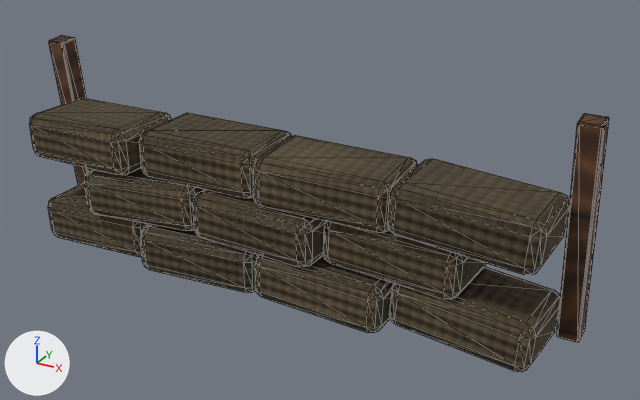
The glTF model assets/models/env/sandbag_wall.glb as it was, and as the next commit left it.
Camera for both pictures: a 50 mm lens placed at (1.8, -2.86, 1.88), pointed at (0.16, 0.11, 0.39). Arrows for +X, +Y and +Z are at lower left; the lights stay in place. The first picture is the older version. Mesh edges are drawn as thin lines. Vertices at exactly the same position are counted once.

In view in the first picture: 'SandbagWall'.
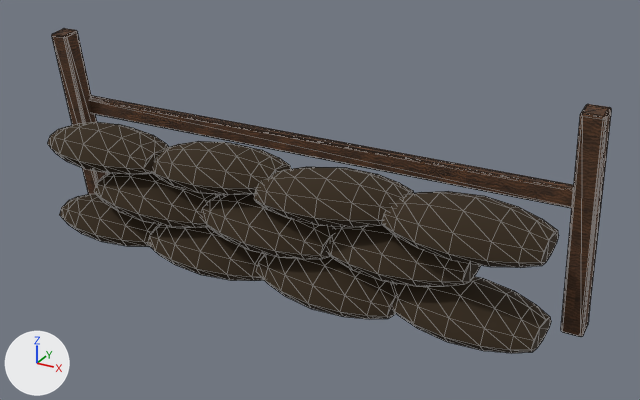
The change, as a diff of the scene's bpy script:
```diff
--- a/assets/models/env/sandbag_wall.glb.py
+++ b/assets/models/env/sandbag_wall.glb.py
@@ mat_sandbagcloth @@
 n1 = _N.new('ShaderNodeOutputMaterial'); n1.name = 'Material Output'
+n8 = _N.new('ShaderNodeMix'); n8.name = 'Mix'
+n8.data_type = 'RGBA'
+n8.blend_type = 'MULTIPLY'
+n8.inputs[0].default_value = 1.0  # 'Factor'
+n8.inputs[7].default_value = (0.538, 0.42, 0.274, 1.0)  # 'B', beige #c2ad8f
 n2 = _N.new('ShaderNodeTexImage'); n2.name = 'Image Texture'
@@ mat_sandbagcloth @@
 n6 = _N.new('ShaderNodeNormalMap'); n6.name = 'Normal Map'
 n6.uv_map = 'UVMap'
-n6.inputs[0].default_value = 0.85  # 'Strength'
+n6.inputs[0].default_value = 0.9  # 'Strength'
 n7 = _N.new('ShaderNodeTexImage'); n7.name = 'Image Texture.002'
@@ mat_sandbagcloth @@
 n0 = _N.new('ShaderNodeBsdfPrincipled'); n0.name = 'Principled BSDF'
 _L.new(n0.outputs[0], n1.inputs[0])  # 'BSDF' to 'Surface'
-_L.new(n2.outputs[0], n0.inputs[0])  # 'Color' to 'Base Color'
 _L.new(n3.outputs[0], n0.inputs[1])  # 'Value' to 'Metallic'
@@ mat_sandbagcloth @@
 _L.new(n7.outputs[0], n6.inputs[1])  # 'Color' to 'Color'
+_L.new(n8.outputs[2], n0.inputs[0])  # 'Result' to 'Base Color'
+_L.new(n2.outputs[0], n8.inputs[6])  # 'Color' to 'A'
@@ me_cube @@
-me_cube.from_pydata(...)  # 728 vertices, 1404 faces; spans x -1.26..1.26, y -0.22..0.27, z -0.01..0.91
+me_cube.from_pydata(...)  # 938 vertices, 1820 faces; spans x -1.26..1.26, y -0.21..0.33, z -0.02..0.94
+# me_cube part 1: the loose piece of 56 vertices spanning x -1.26..-1.18, y 0.09..0.27, z -0.01..0.91 is turned 2 degrees about the x axis through its middle and scaled by 1.04, then moved by (0.0, 0.04, 0.01)
+# me_cube part 2: the loose piece of 56 vertices spanning x 1.18..1.26, y 0.09..0.27, z -0.01..0.91 is turned 2 degrees about the x axis through its middle and scaled by 1.04, then moved by (0.0, 0.04, 0.01)
+# me_cube part 3: the loose piece of 56 vertices spanning x 0.0..0.59, y -0.2..0.17, z 0.01..0.23 is rebuilt with 70 vertices and now spans x -0.02..0.59, y -0.21..0.17, z 0.02..0.21
+# me_cube part 4: the loose piece of 56 vertices spanning x 0.58..1.19, y -0.17..0.23, z 0.0..0.24 is rebuilt with 70 vertices and now spans x 0.54..1.17, y -0.17..0.21, z 0.02..0.21
+# me_cube part 5: the loose piece of 56 vertices spanning x 0.29..0.89, y -0.16..0.22, z 0.22..0.44 is rebuilt with 70 vertices and now spans x 0.26..0.88, y -0.17..0.21, z 0.2..0.39
+# me_cube part 6: the loose piece of 56 vertices spanning x 0.59..1.18, y -0.21..0.16, z 0.42..0.66 is rebuilt with 70 vertices and now spans x 0.55..1.16, y -0.21..0.17, z 0.39..0.58
+# me_cube part 7: the loose piece of 56 vertices spanning x -0.59..0.0, y -0.21..0.18, z 0.02..0.22 is rebuilt with 70 vertices and now spans x -0.6..0.03, y -0.2..0.18, z 0.02..0.21
+# me_cube part 8: the loose piece of 56 vertices spanning x -0.3..0.3, y -0.21..0.17, z 0.23..0.44 is rebuilt with 70 vertices and now spans x -0.31..0.31, y -0.21..0.17, z 0.21..0.39
+# me_cube part 9: the loose piece of 56 vertices spanning x -1.19..-0.58, y -0.22..0.17, z 0.43..0.65 is rebuilt with 70 vertices and now spans x -1.17..-0.54, y -0.2..0.18, z 0.39..0.58
+# me_cube part 10: the loose piece of 56 vertices spanning x -0.01..0.6, y -0.2..0.19, z 0.43..0.65 is rebuilt with 70 vertices and now spans x -0.03..0.6, y -0.19..0.19, z 0.39..0.58
+# me_cube part 11: the loose piece of 56 vertices spanning x -1.18..-0.59, y -0.15..0.21, z 0.01..0.23 is rebuilt with 70 vertices and now spans x -1.16..-0.55, y -0.16..0.21, z 0.02..0.21
+# me_cube part 12: the loose piece of 56 vertices spanning x -0.89..-0.29, y -0.2..0.18, z 0.22..0.44 is rebuilt with 70 vertices and now spans x -0.88..-0.26, y -0.2..0.18, z 0.2..0.39
+# me_cube part 13: the loose piece of 56 vertices spanning x -0.59..0.0, y -0.15..0.21, z 0.44..0.65 is rebuilt with 70 vertices and now spans x -0.59..0.02, y -0.17..0.21, z 0.39..0.58
+# me_cube part 14: a new loose piece of 56 vertices spanning x -1.26..1.26, y 0.22..0.28, z 0.52..0.6, in mat_sandbagstake
 me_cube.materials.append(mat_sandbagstake)
```

Changed parts and their boxes (x1, y1, x2, y2) in the pictures (640 x 400 px; the box of a moved part takes in the faces that stretch with it):
'SandbagWall', recoloured, reshaped
    before: (29, 35, 609, 372)
    after: (47, 28, 612, 353)
part 1 of me_cube, moved or reshaped
    before: (49, 35, 93, 185)
    after: (52, 28, 108, 194)
part 2 of me_cube, moved or reshaped
    before: (557, 113, 609, 342)
    after: (561, 104, 612, 337)
part 3 of me_cube, rebuilt
    before: (255, 255, 394, 333)
    after: (256, 254, 396, 319)
part 4 of me_cube, rebuilt (8% narrower, 27% shorter)
    before: (389, 266, 561, 372)
    after: (392, 276, 551, 353)
part 5 of me_cube, rebuilt
    before: (323, 221, 486, 299)
    after: (327, 225, 481, 286)
part 6 of me_cube, rebuilt (33% shorter)
    before: (387, 159, 570, 275)
    after: (382, 191, 559, 268)
part 7 of me_cube, rebuilt
    before: (140, 224, 258, 293)
    after: (147, 224, 264, 281)
part 8 of me_cube, rebuilt
    before: (193, 189, 326, 267)
    after: (201, 193, 335, 259)
part 9 of me_cube, rebuilt (14% narrower, 32% shorter)
    before: (29, 98, 171, 175)
    after: (47, 122, 169, 174)
part 10 of me_cube, rebuilt (38% shorter)
    before: (253, 135, 417, 233)
    after: (254, 167, 414, 227)
part 11 of me_cube, rebuilt (28% shorter)
    before: (48, 183, 149, 257)
    after: (59, 194, 160, 247)
part 12 of me_cube, rebuilt
    before: (84, 168, 204, 231)
    after: (94, 173, 223, 228)
part 13 of me_cube, rebuilt (8% narrower, 36% shorter)
    before: (139, 113, 291, 198)
    after: (151, 141, 291, 195)
part 14 of me_cube, added (brown)
    after: (90, 95, 603, 208)
